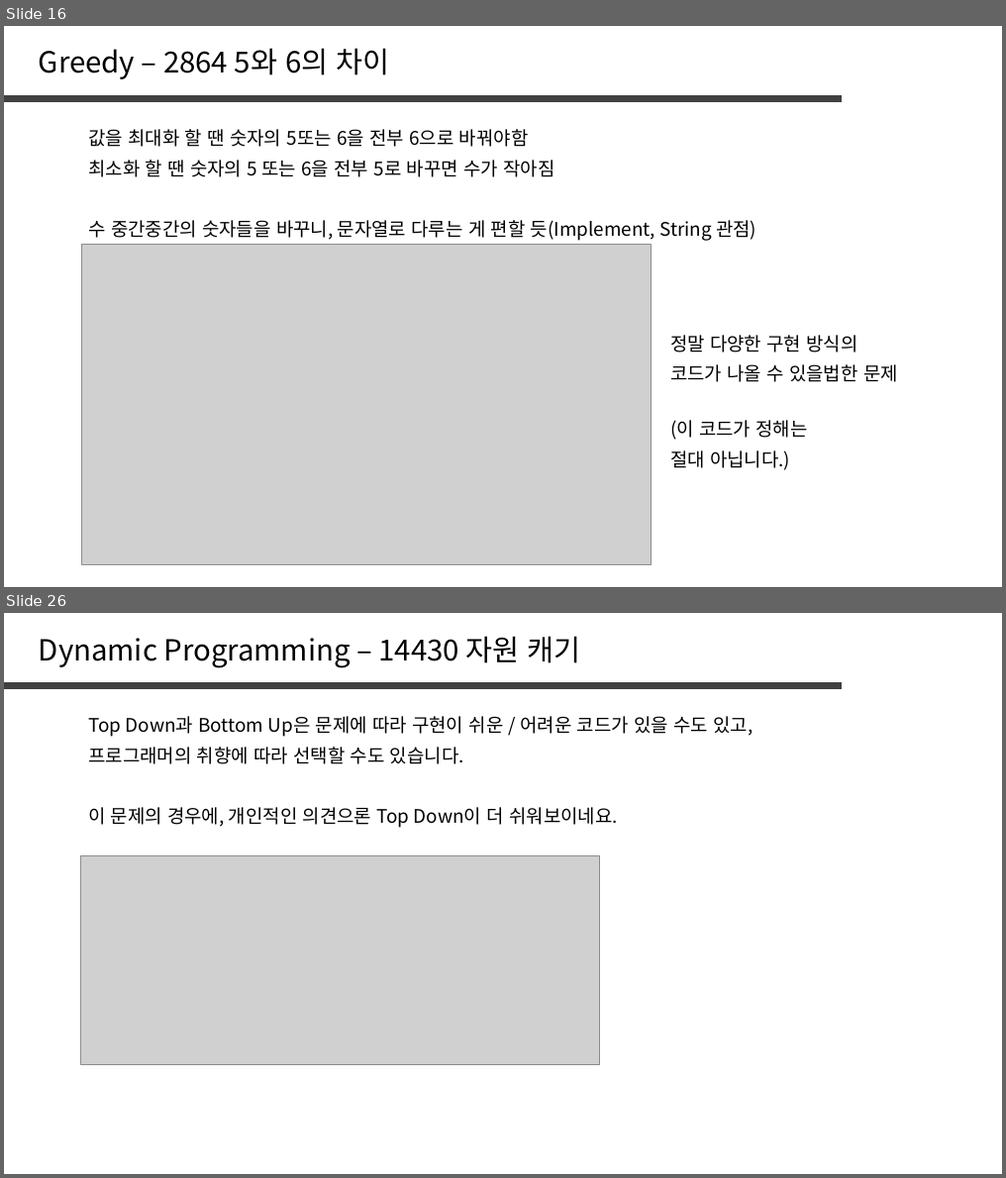
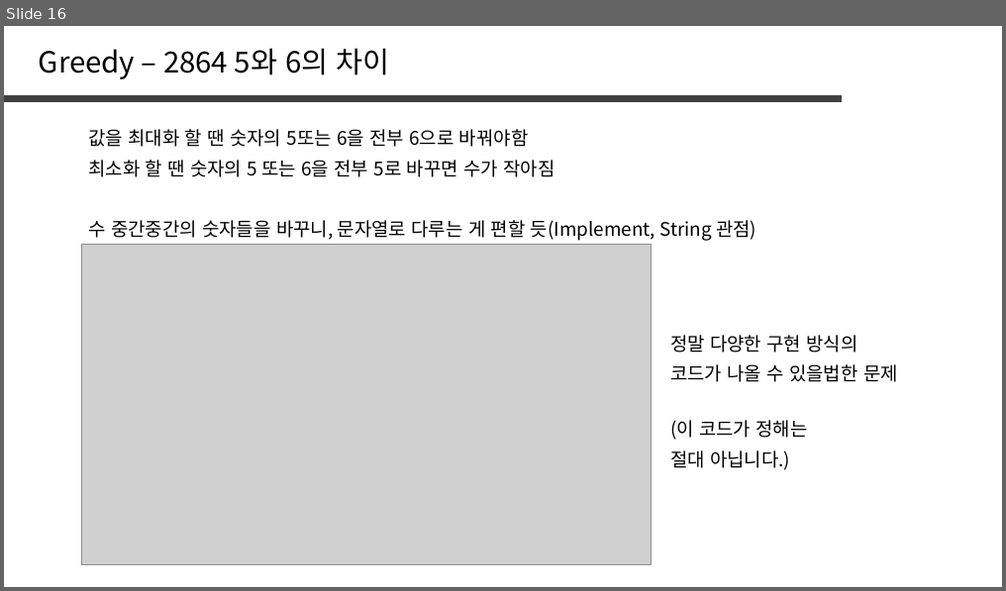
Before and after one commit to jaehoo1/PS-study, a slide deck: study/6_Greedy.pptx. Shown one above the other, each under a label of ours: slides 16 and 26 before the commit, slide 16 after it; the slides between them are not shown. The pictures are 1006x1178 and 1006x591 pixels, drawn with LibreOffice and Linux fonts; fonts in the diff are those of the drawing; grey boxes stand for pictures. Boxes give left, top, right and bottom in pixels: in the first picture for what was removed or moved away, otherwise in the second. Text is boxed around its words. In the diff, an @@ line names an element or a change of style, - is before the commit and + after.

```diff
--- a/study/6_Greedy.pptx
+++ b/study/6_Greedy.pptx
@@ slide 26 removed at [4,613,1002,1174], background #FFFFFF @@
@@ text removed at [39,636,581,668] @@
-Dynamic Programming – 14430 자원 캐기
@@ line removed from (4, 685) to (843, 685) @@
@@ text removed at [88,716,752,737] @@
-Top Down과 Bottom Up은 문제에 따라 구현이 쉬운 / 어려운 코드가 있을 수도 있고,
@@ text removed at [88,747,464,764] @@
-프로그래머의 취향에 따라 선택할 수도 있습니다.
@@ text removed at [88,807,618,828] @@
-이 문제의 경우에, 개인적인 의견으론 Top Down이 더 쉬워보이네요.
@@ picture removed at [81,857,600,1065] @@
```
Also in this commit, not shown: 1 slide changed, 6 slides added, 22 other slides removed.
